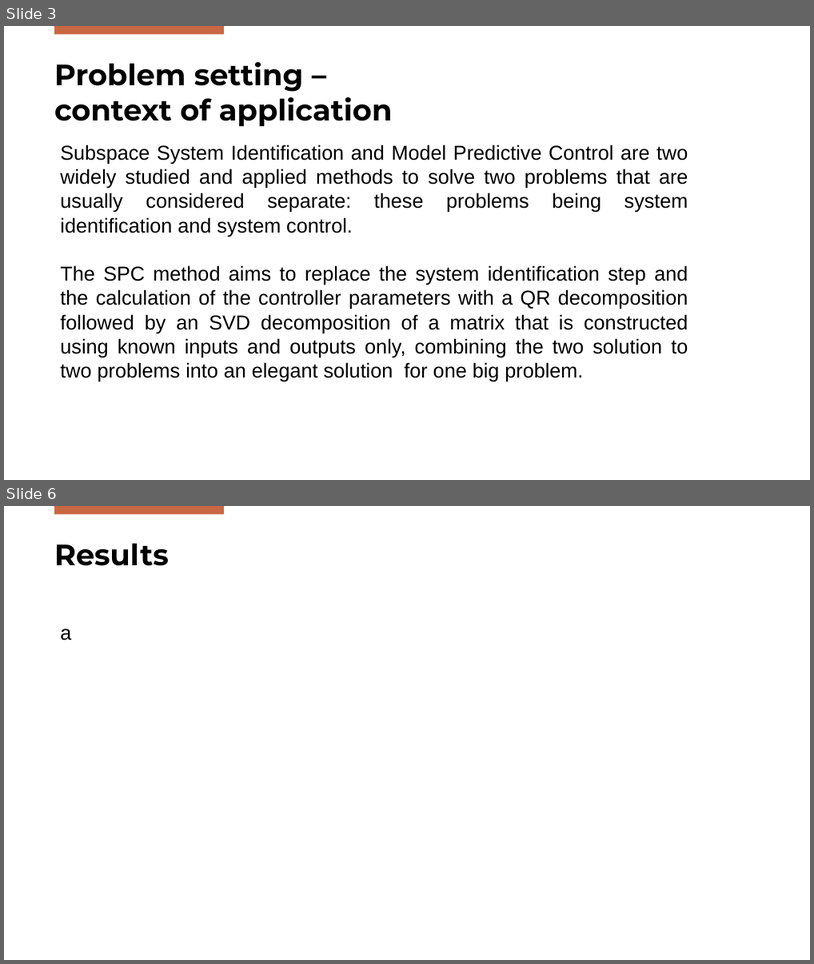
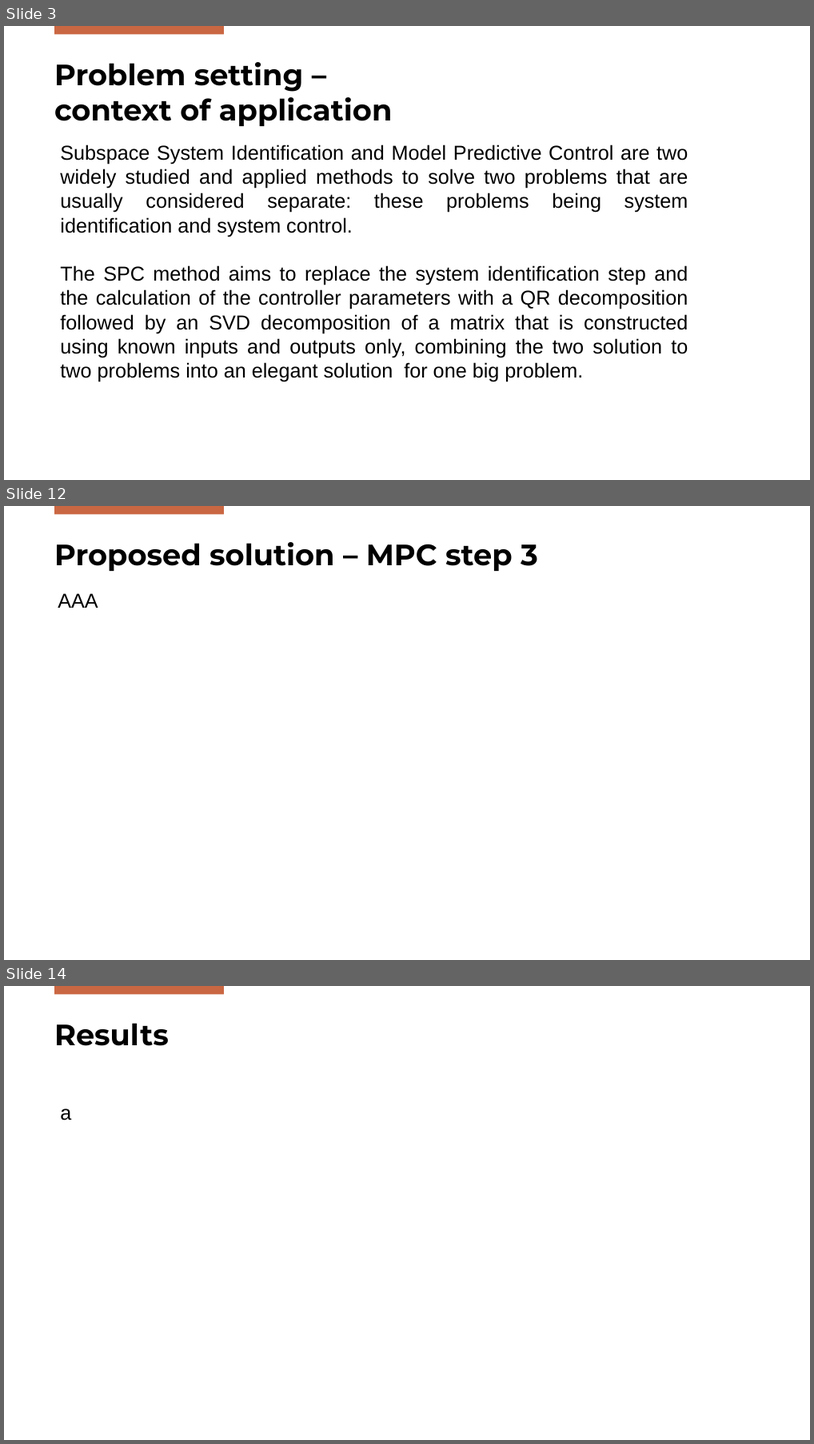
Before and after one commit to Gabriele-Mazzoleni/Progetto_ALES_aa_2025_2026, a slide deck: SPC_Presentation.pptx. Shown one above the other, each under a label of ours: slides 3 and 6 before the commit, slides 3, 12 and 14 after it; the slides between them are not shown. The pictures are 814x964 and 814x1444 pixels, drawn with LibreOffice and Linux fonts; fonts in the diff are those of the drawing; background and template pictures are left out. Boxes give left, top, right and bottom in pixels: in the first picture for what was removed or moved away, otherwise in the second. Text is boxed around its words. In the diff, an @@ line names an element or a change of style, - is before the commit and + after.

```diff
--- a/SPC_Presentation.pptx
+++ b/SPC_Presentation.pptx
@@ slide 12 added at (4,506,810,960), background #FFFFFF; not listed: 1 template element that a slide beside it also shows @@
@@ title added at (54,542,538,571), 35 pt, text #000000, bold @@
+Proposed solution – MPC step 3
@@ text added at (58,593,98,608), 24 pt, text #000000 @@
+AAA
@@ what was slide 6 is now slide 14 @@
```
Also in this commit, not shown: 2 slides changed, 7 other slides added, 1 other file.
